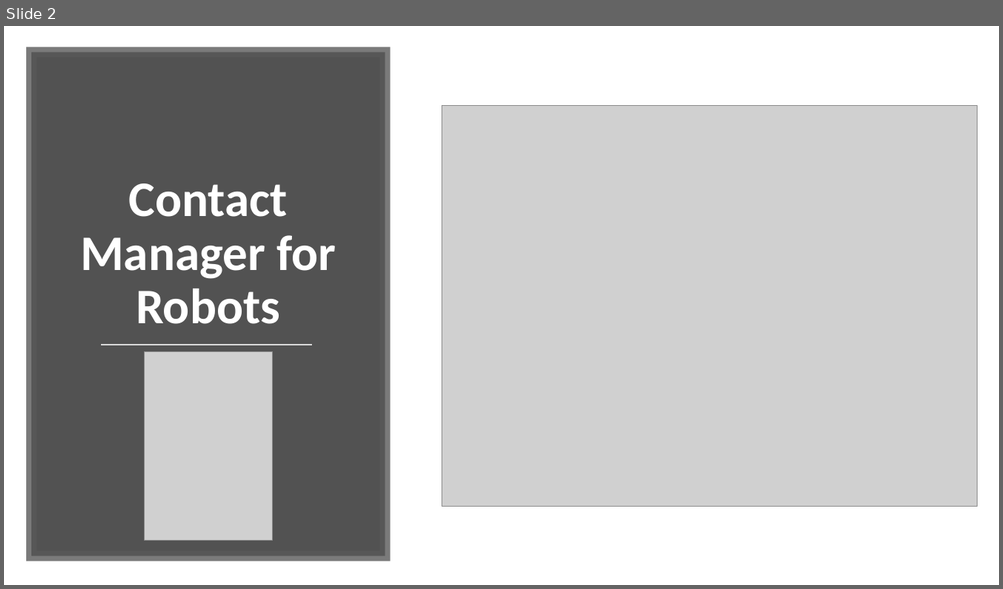
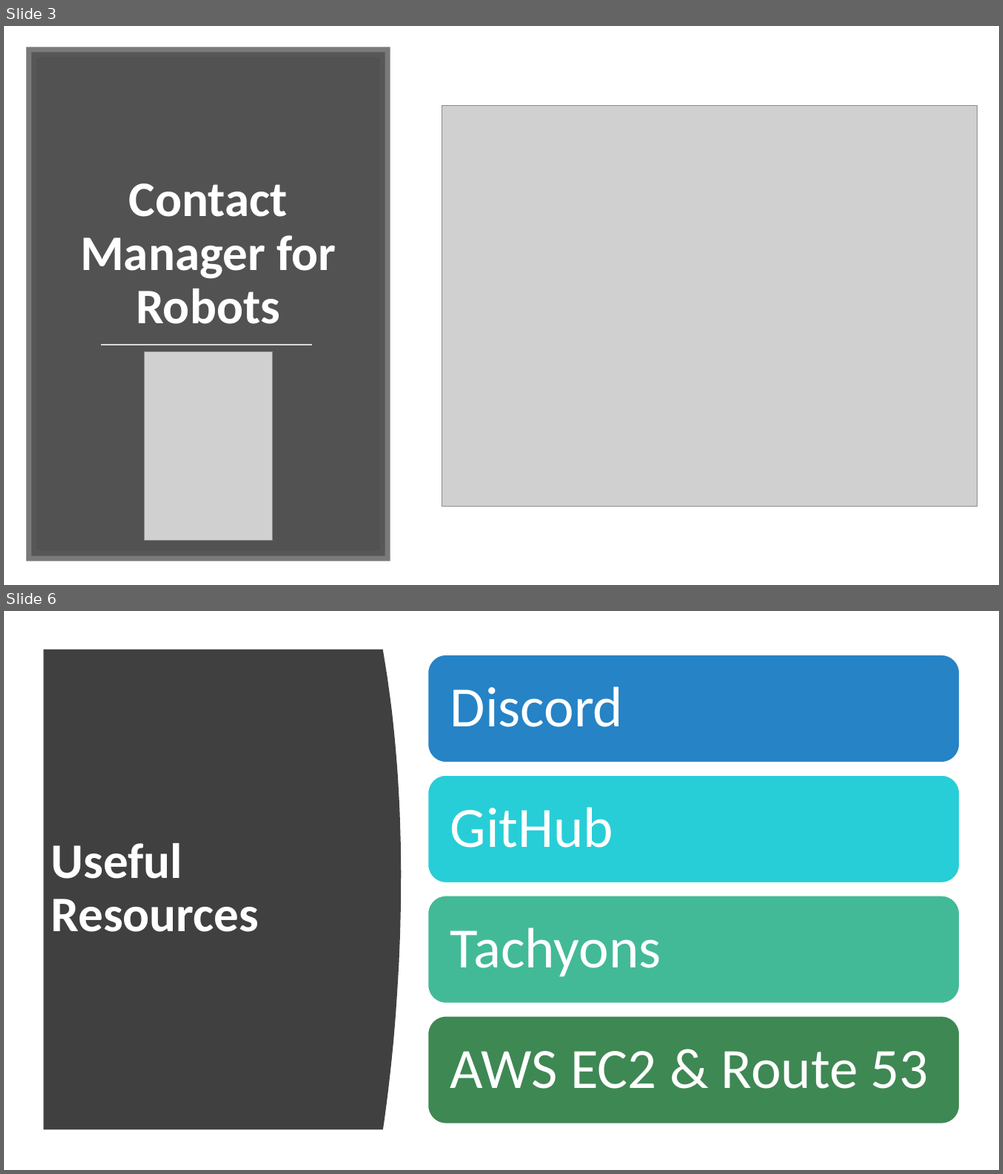
Before and after one commit to andrew-nicely/COP4331-Contact-Manager, a slide deck: VincentFiles/Contact Manager.pptx. Shown one above the other, each under a label of ours: slide 2 before the commit, slides 3 and 6 after it; the slides between them are not shown. The pictures are 1003x589 and 1003x1174 pixels, drawn with LibreOffice and Linux fonts; fonts in the diff are those of the drawing; grey boxes stand for pictures. Boxes give left, top, right and bottom in pixels: in the first picture for what was removed or moved away, otherwise in the second. Text is boxed around its words. In the diff, an @@ line names an element or a change of style, - is before the commit and + after.

```diff
--- a/VincentFiles/Contact Manager.pptx
+++ b/VincentFiles/Contact Manager.pptx
@@ slide 6 added at <box>4,611,999,1170</box>, background #FFFFFF @@
@@ freeform shape added at <box>43,649,401,1130</box>, fill #404040 @@
@@ title added at <box>51,843,259,932</box>, 48 pt, text #FFFFFF, bold @@
+Useful Resources
@@ group added at <box>428,655,959,1125</box>: 4 rounded rectangles, 4 texts @@
+Discord
+GitHub
+Tachyons
+AWS EC2 & Route 53
@@ what was slide 2 is now slide 3 @@
```
Also in this commit, not shown: 4 slides changed, 3 other slides added.
